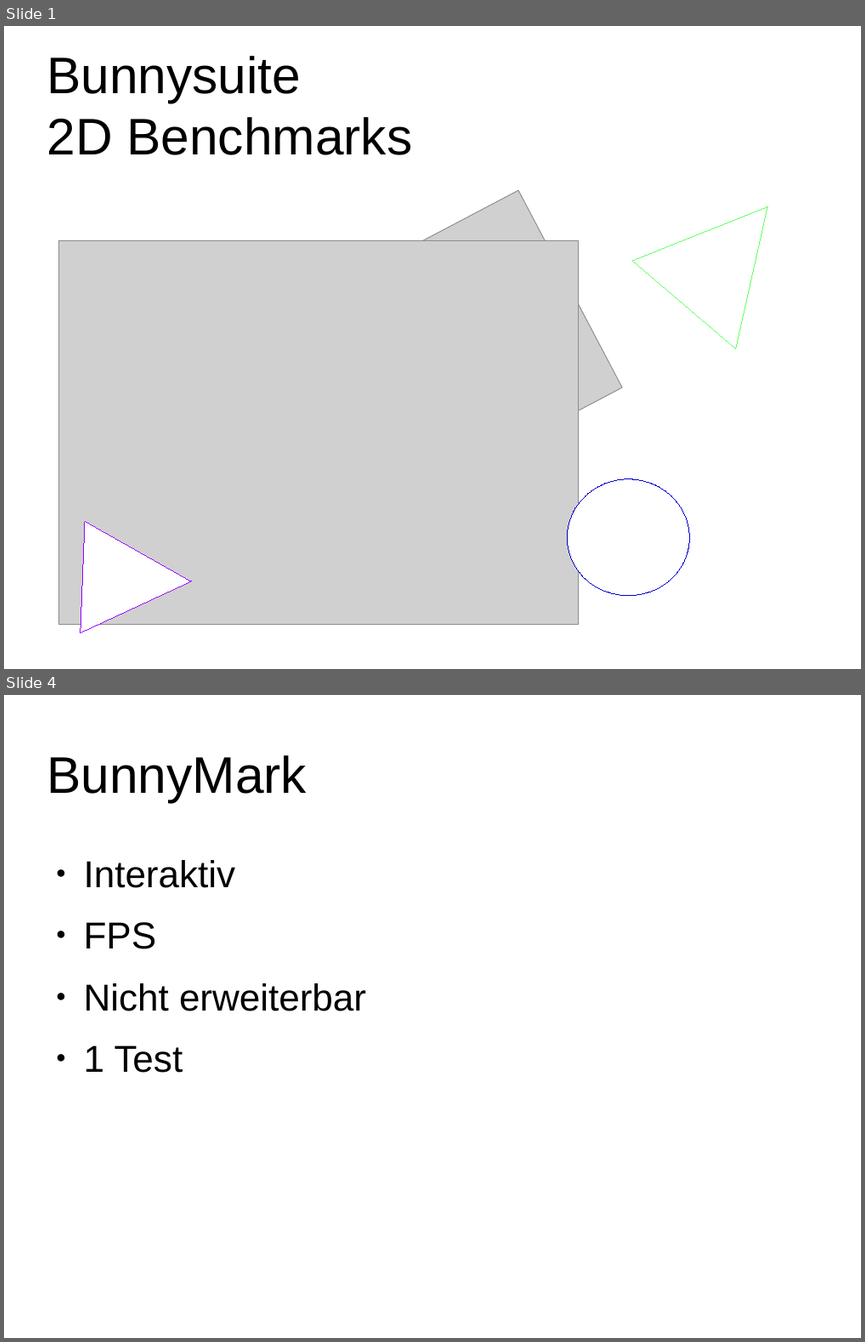
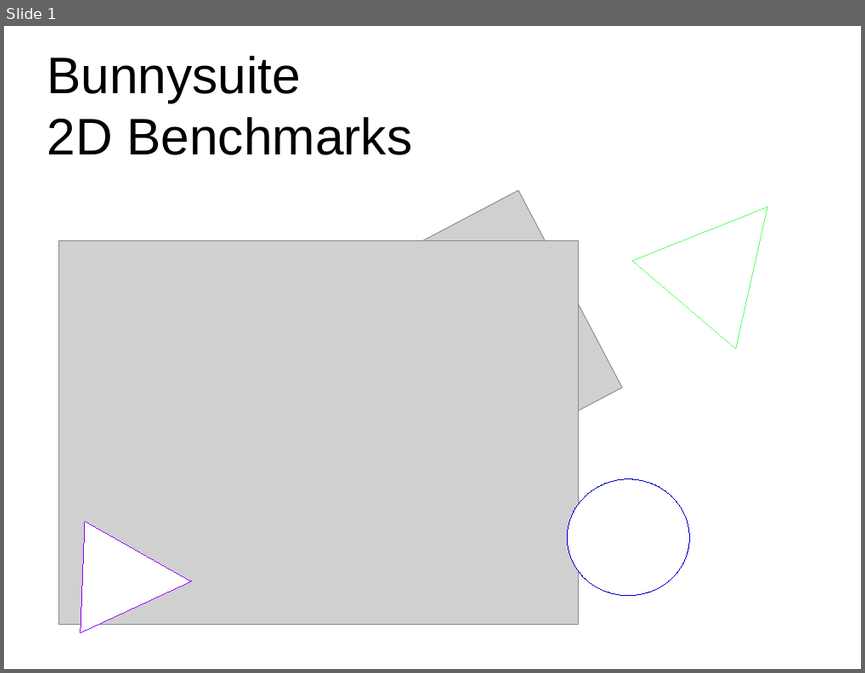
Before and after one commit to LiXiling/bunnysuite, a slide deck: Ausarbeitung/Presentation.odp. Shown one above the other, each under a label of ours: slides 1 and 4 before the commit, slide 1 after it; the slides between them are not shown. The pictures are 865x1342 and 865x673 pixels, drawn with LibreOffice and Linux fonts; fonts in the diff are those of the drawing; grey boxes stand for pictures; background and template pictures are left out. Boxes give left, top, right and bottom in pixels: in the first picture for what was removed or moved away, otherwise in the second. Text is boxed around its words. In the diff, an @@ line names an element or a change of style, - is before the commit and + after.

```diff
--- a/Ausarbeitung/Presentation.odp
+++ b/Ausarbeitung/Presentation.odp
@@ slide 4 removed at (4,695,861,1338), background #FFFFFF @@
@@ title removed at (46,755,307,802) @@
-BunnyMark
@@ text removed at (84,860,366,1072) @@
-● Interaktiv
-● FPS
-● Nicht erweiterbar
-● 1 Test
```
Also in this commit, not shown: 2 slides changed, 4 slides added, 1 other slide removed, 1 other file.
